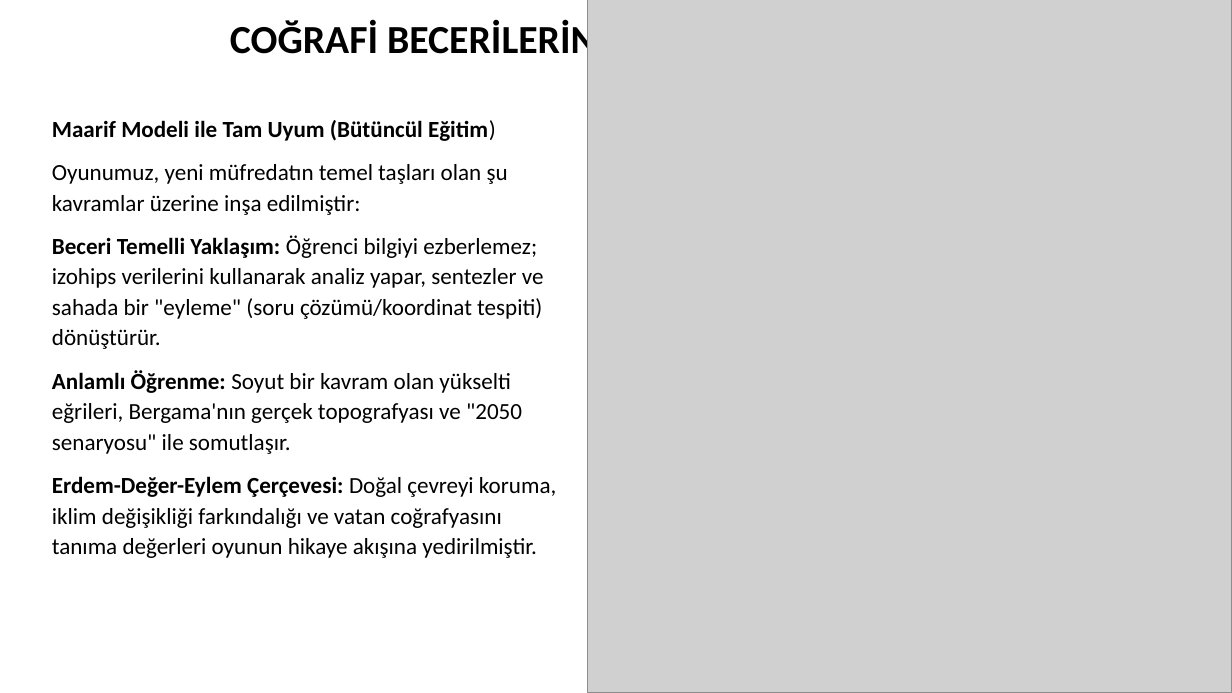
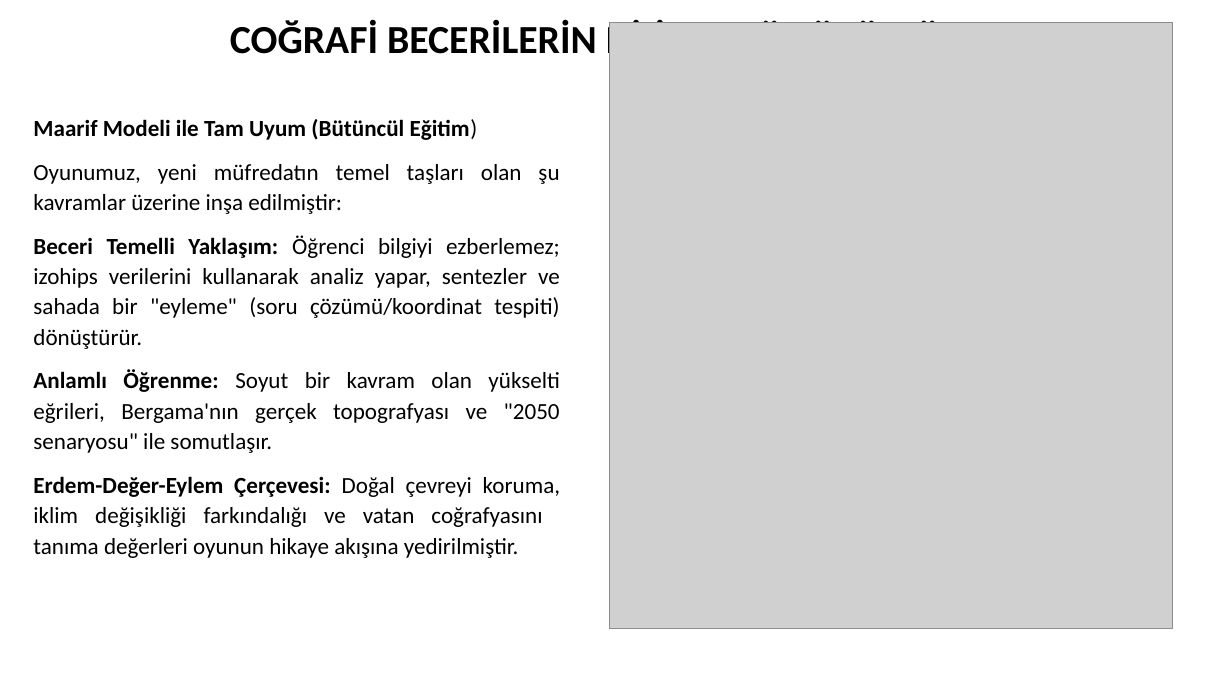
Before and after one commit to net0008/egitseloyun, a slide deck: slide 1 of assets/pdf/cografi_becerilerin_dijital_donusumu.pptx. Drawn at 1232x693 pixels with LibreOffice and Linux fonts; fonts in the diff are those of the drawing; grey boxes stand for pictures. Boxes give left, top, right and bottom in pixels: in the first picture for what was removed or moved away, otherwise in the second. Text is boxed around its words. In the diff, an @@ line names an element or a change of style, - is before the commit and + after.

```diff
--- a/assets/pdf/cografi_becerilerin_dijital_donusumu.pptx
+++ b/assets/pdf/cografi_becerilerin_dijital_donusumu.pptx
@@ picture: place and size @@
-picture at [588,0,1232,693]
+picture at [609,23,1173,629]
@@ subtitle "Maarif Modeli ile Tam Uyum ...": place and size @@
-subtitle "Maarif Modeli ile Tam Uyum ..." at [52,120,556,558]
+subtitle "Maarif Modeli ile Tam Uyum ..." at [33,119,560,558]
@@ subtitle "Maarif Modeli ile Tam Uyum ..." at [33,119,560,558]: alignment left to justified @@
```
Also in this commit, not shown: 2 other slides changed, 1 other file.
